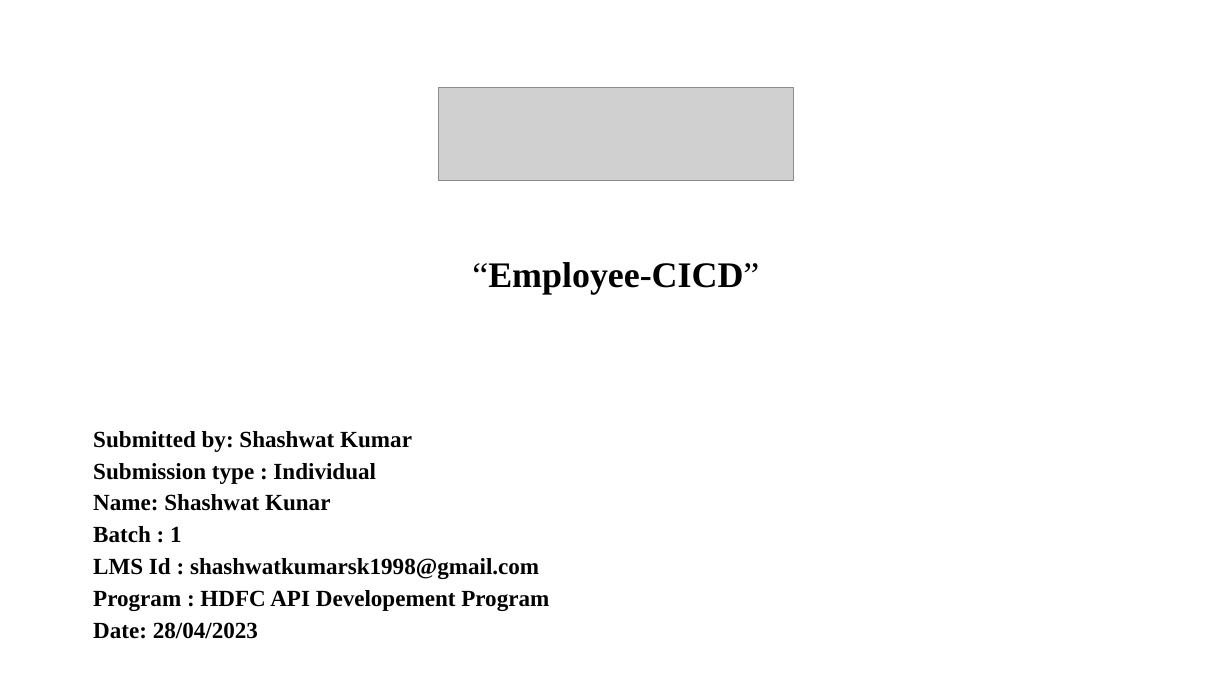
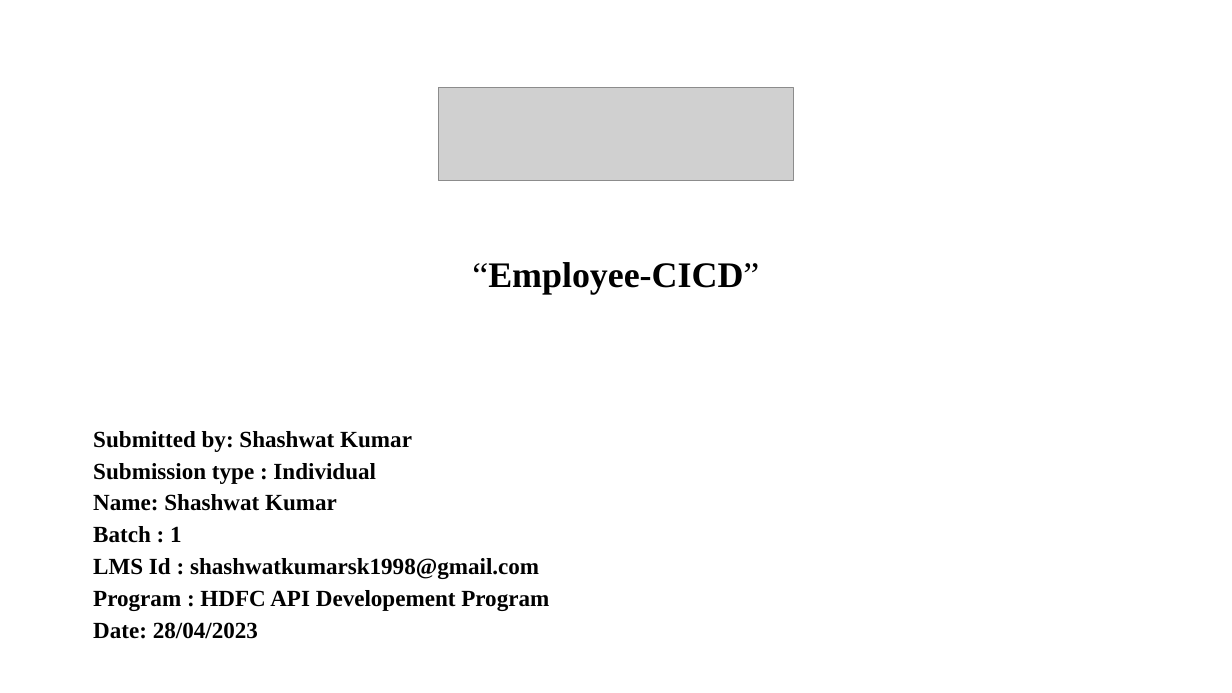
Before and after one commit to satanpotato98/HDFC-Capstone-Project, a slide deck: slide 1 of Capstone_Project.pptx. Drawn at 1232x693 pixels with LibreOffice and Linux fonts; fonts in the diff are those of the drawing; grey boxes stand for pictures; background and template pictures are left out. Boxes give left, top, right and bottom in pixels: in the first picture for what was removed or moved away, otherwise in the second. Text is boxed around its words. In the diff, an @@ line names an element or a change of style, - is before the commit and + after.

```diff
--- a/Capstone_Project.pptx
+++ b/Capstone_Project.pptx
@@ text at (x1=93, y1=494, x2=337, y2=511): text changed @@
-Name: Shashwat Kunar
+Name: Shashwat Kumar
```
Also in this commit, not shown: 1 other slide changed, 5 other files.
